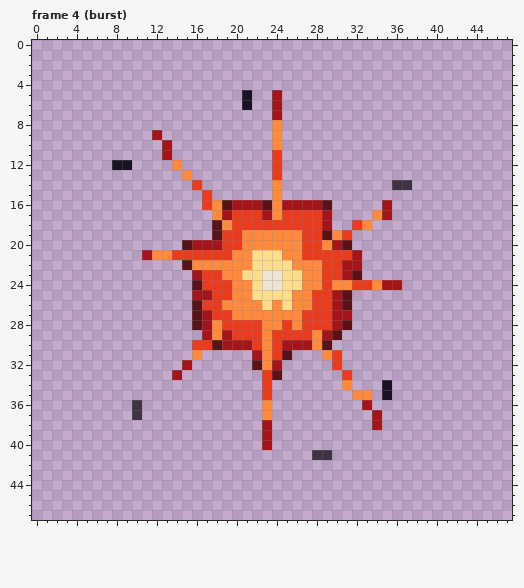
File history of a pixel-art file, assets/source/vfx/explosion/vfx_01.ase. That is the earlier state.
48x48 pixels, 11 frames. Colours within 5 levels of each other are drawn and written as one. Shown: frame 4 (burst). The commit also changed other frames, which this record leaves out.
After the commit:
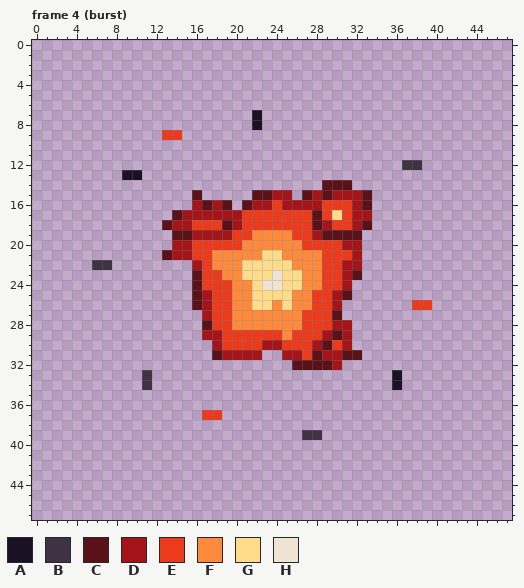
Palette (. is transparent): A #1b1124  B #3f3243  C #5a1218  D #a51418  E #ec3a1c  F #ff8a3c  G #ffdc8a  H #efe3d3
Change:
Changed rows in their new state; - is an unchanged pixel.
Frame 4 (burst):
first column x 6:
 5 ---------------.--.---------------
 6 ---------------.--.---------------
 7 ----------------A-.---------------
 8 ----------------A-.---------------
 9 ------.EE---------.---------------
10 -------.----------.---------------
11 -------.----------.---------------
12 --..----.---------.------------BB-
13 ---AA----.--------.---------------
14 ----------.-------.----CCC----..--
15 ----------C.----CCDD-CDCDDDC------
16 ----------DCD-.C-DE----EEEDC-.----
17 --------CDDDD-D--EE---CEGEDD..----
18 -------CDDEEECD-------C-EEDC------
19 --------CCDDDD-E----E-D-CCC-------
20 --------DDEEE----------EEDD-------
21 -----..CDD--FF--F----FF-----------
22 BB-------.DE---G------------------
23 ----------C------G----------------
24 ------------------------ED.....---
25 ----------C-----------------------
26 -----------D-E--G--------.------EE
27 ----------.-------------C.--------
28 ----------.CE-FFF--F-----D--------
29 ------------DE---E-F--E--D--------
30 ----------..DEEE-DDEEED-ED--------
31 ----------.-CDDD-..DDECDDCC-------
32 ---------.------...-CCCCD---------
33 -----B--.--------..------.----A---
34 -----B-----------.-------.---.A---
35 -----------------.--------..-.----
36 ----.------------.---------.------
37 ----.------EE----.----------.-----
38 -----------------.----------.-----
39 -----------------.---BB-----------
40 -----------------.----------------
41 ----------------------..----------
